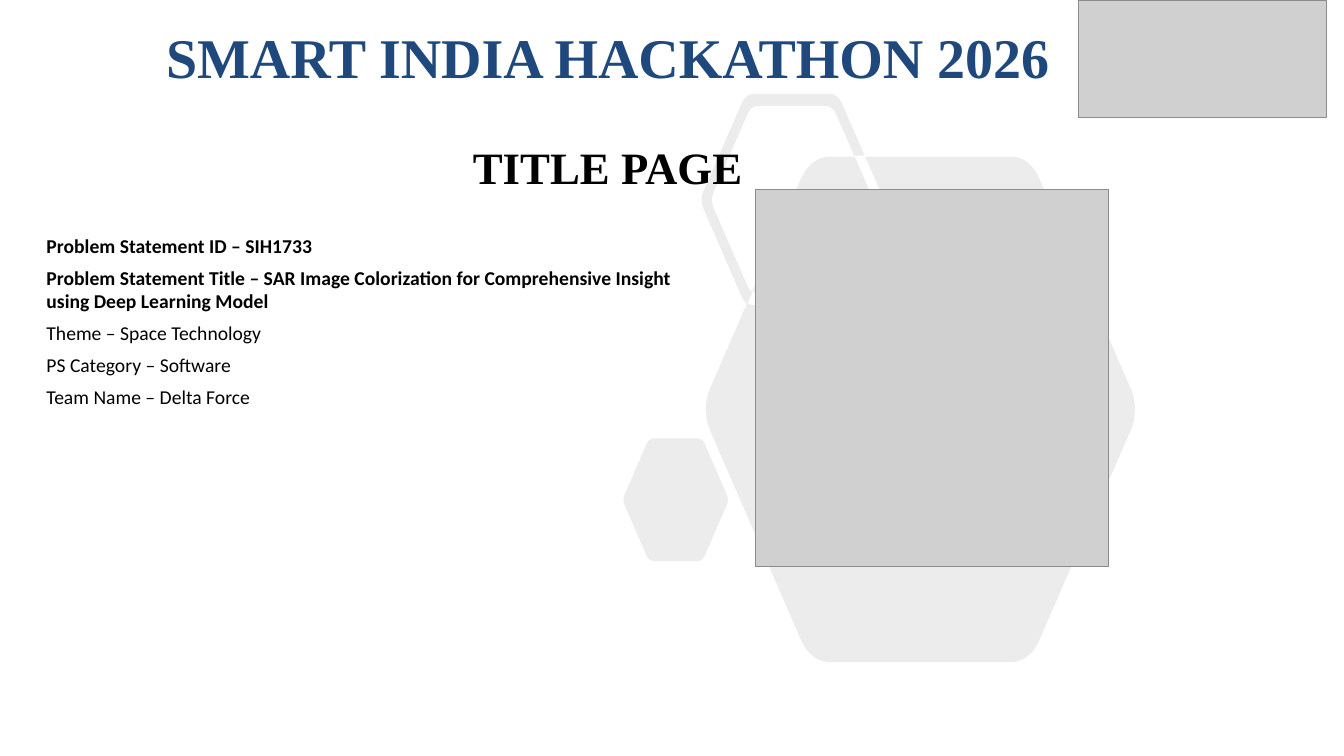
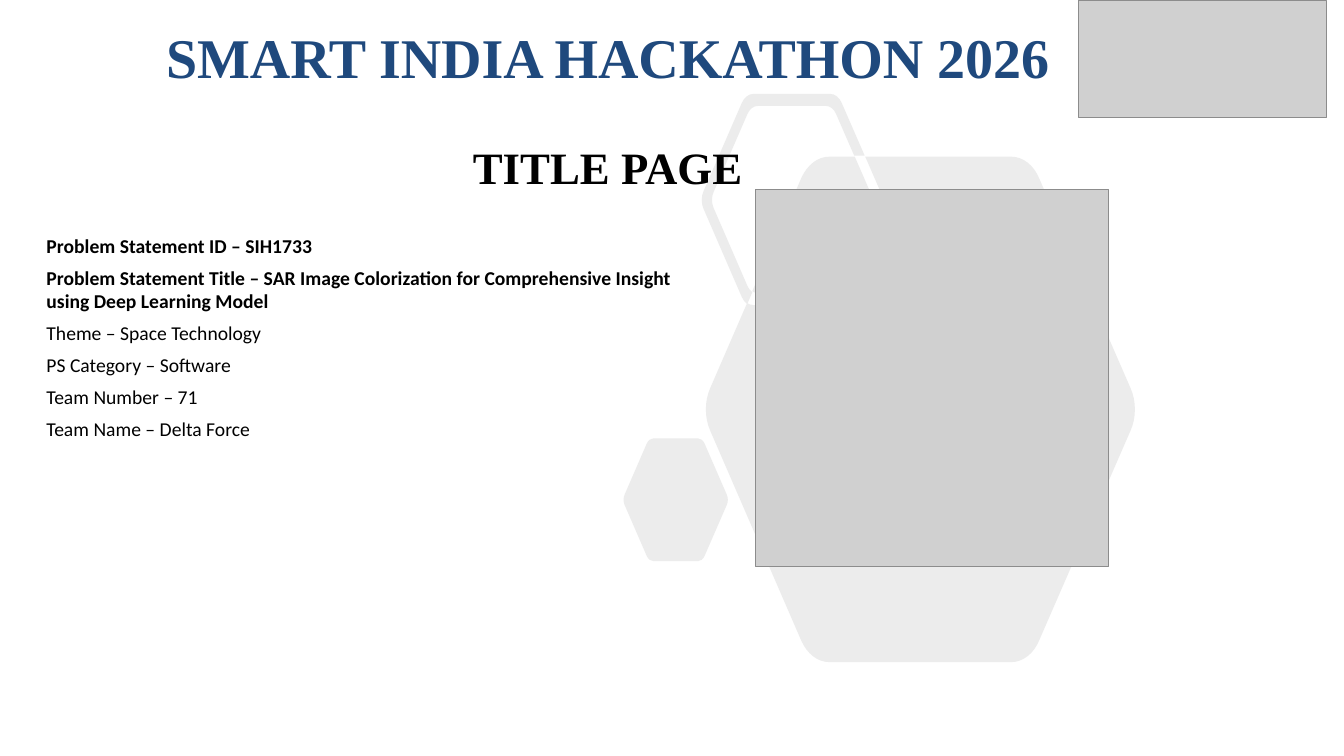
Before and after one commit to AKSAATHWIK/chromasar, a slide deck: slide 1 of SIH2026-DeltaForce-SIH1733-IDEA-SUBMISSION.pptx. Drawn at 1344x756 pixels with LibreOffice and Linux fonts; fonts in the diff are those of the drawing; grey boxes stand for pictures. Boxes give left, top, right and bottom in pixels: in the first picture for what was removed or moved away, otherwise in the second. Text is boxed around its words. In the diff, an @@ line names an element or a change of style, - is before the commit and + after.

```diff
--- a/SIH2026-DeltaForce-SIH1733-IDEA-SUBMISSION.pptx
+++ b/SIH2026-DeltaForce-SIH1733-IDEA-SUBMISSION.pptx
@@ text at [46,390,198,404]: paragraph added @@
+Team Number – 71
```
Also in this commit, not shown: 6 other files.
